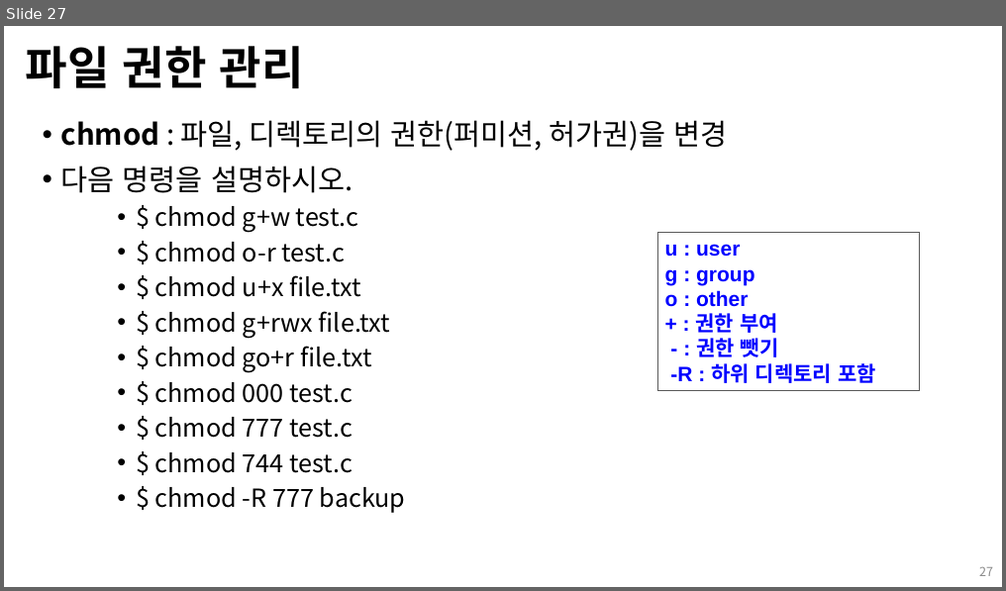
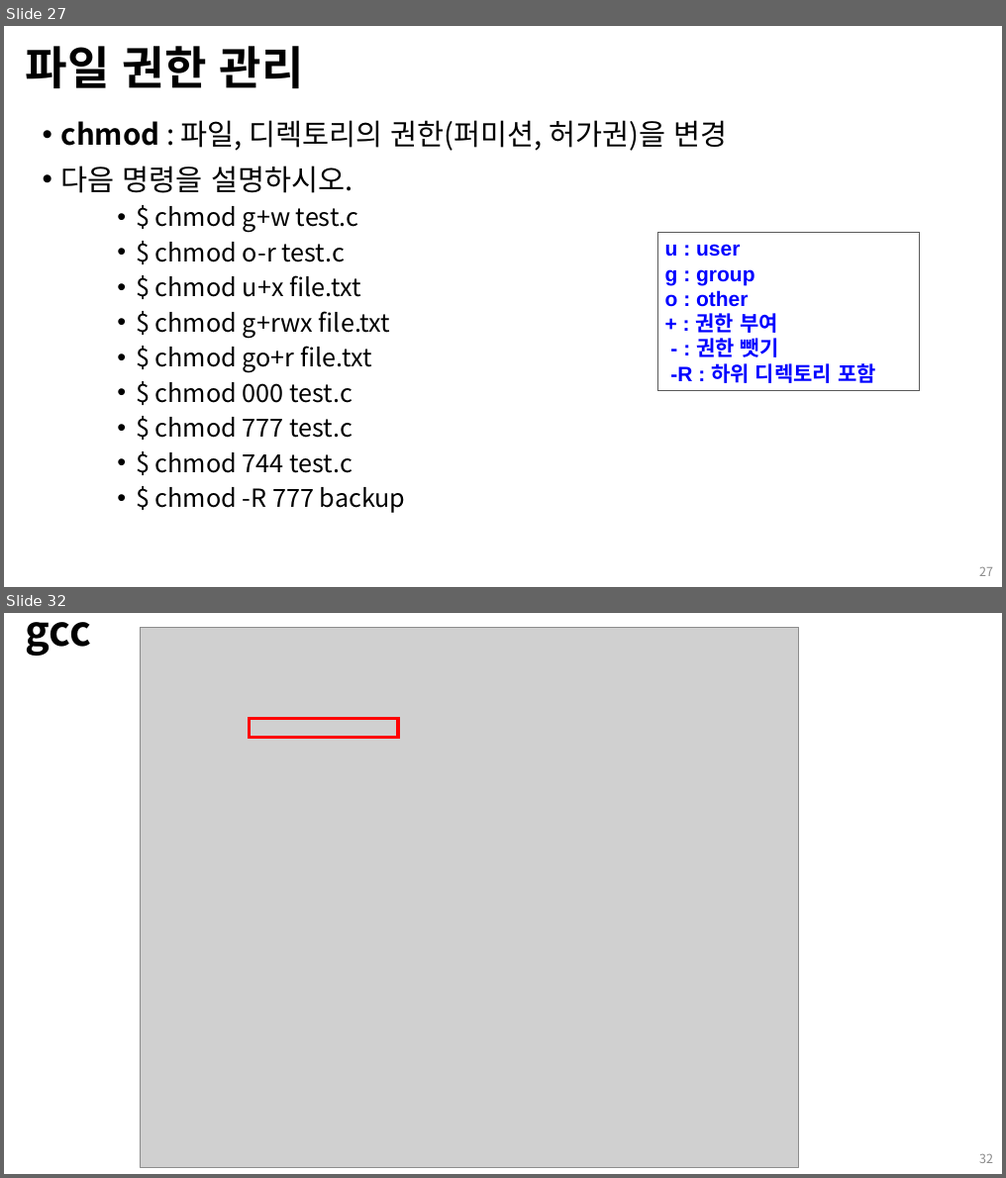
Before and after one commit to Open-Source-Programming/OpenSource-Lec, a slide deck: 05_linux2.pptx. Shown one above the other, each under a label of ours: slide 27 before the commit, slides 27 and 32 after it; the slides between them are not shown. The pictures are 1006x591 and 1006x1178 pixels, drawn with LibreOffice and Linux fonts; fonts in the diff are those of the drawing; grey boxes stand for pictures; background and template pictures are left out. Boxes give left, top, right and bottom in pixels: in the first picture for what was removed or moved away, otherwise in the second. Text is boxed around its words. In the diff, an @@ line names an element or a change of style, - is before the commit and + after.

```diff
--- a/05_linux2.pptx
+++ b/05_linux2.pptx
@@ slide 32 added at box(4, 613, 1002, 1174), background #FFFFFF @@
@@ title added at box(26, 622, 92, 656), 39.6 pt, text #000000, bold @@
+gcc
@@ picture added at box(140, 627, 799, 1167) @@
@@ rectangle added at box(249, 718, 399, 738), outline #FF0000 3 pt @@
@@ page number added at box(979, 1155, 993, 1163), 12 pt, text #8C8C8C @@
+32
```
Also in this commit, not shown: 10 slides changed, 1 other slide added, 2 slides removed, 2 other files.
